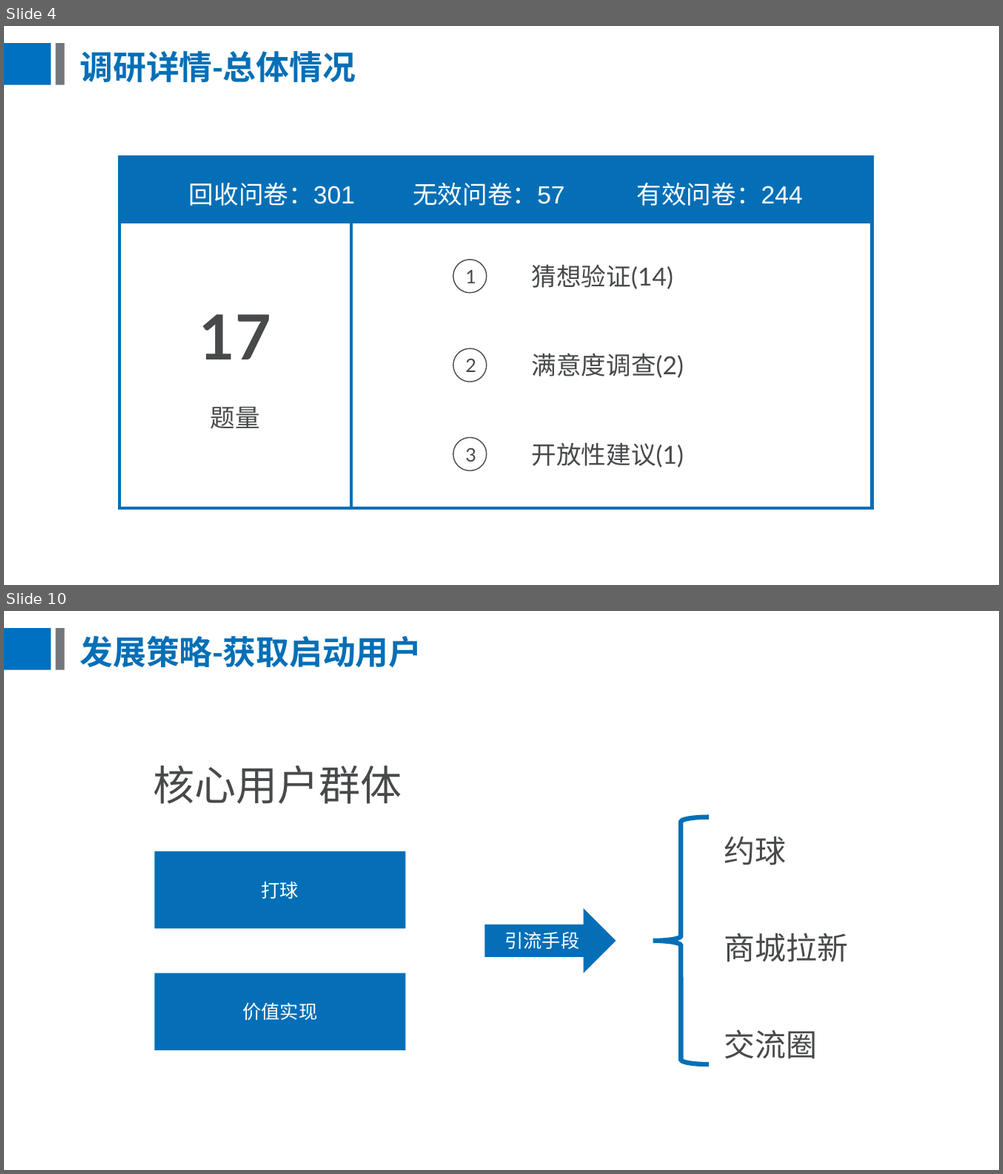
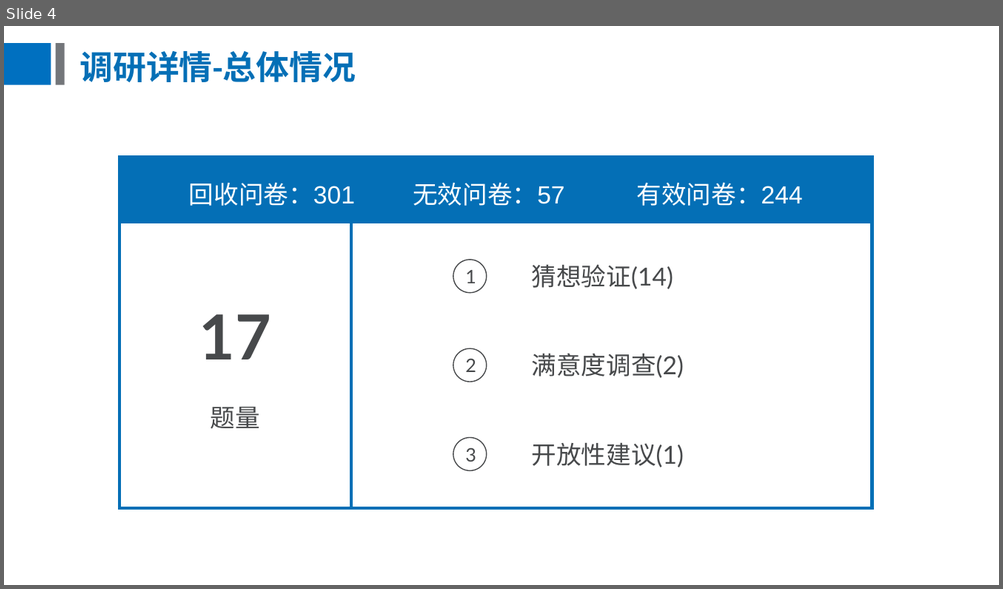
Before and after one commit to BursonHandsom/trainBusiness-ydl, a slide deck: 校园课问卷调研.pptx. Shown one above the other, each under a label of ours: slides 4 and 10 before the commit, slide 4 after it; the slides between them are not shown. The pictures are 1003x1174 and 1003x589 pixels, drawn with LibreOffice and Linux fonts; fonts in the diff are those of the drawing. Boxes give left, top, right and bottom in pixels: in the first picture for what was removed or moved away, otherwise in the second. Text is boxed around its words. In the diff, an @@ line names an element or a change of style, - is before the commit and + after.

```diff
--- a/校园课问卷调研.pptx
+++ b/校园课问卷调研.pptx
@@ slide 10 removed at bbox=[4, 611, 999, 1170], background #FFFFFF; not listed: 2 template elements that a slide beside it also shows @@
@@ title removed at bbox=[79, 635, 421, 667] @@
-发展策略-获取启动用户
@@ group removed at bbox=[153, 766, 848, 1065]: 2 texts, 2 rectangles, 1 right arrow, 1 left brace @@
-核心用户群体
-打球
-价值实现
-引流手段
-约球
-商城拉新
-交流圈
```
Also in this commit, not shown: 1 slide changed, 24 slides added, 13 other slides removed, 1 other file.
